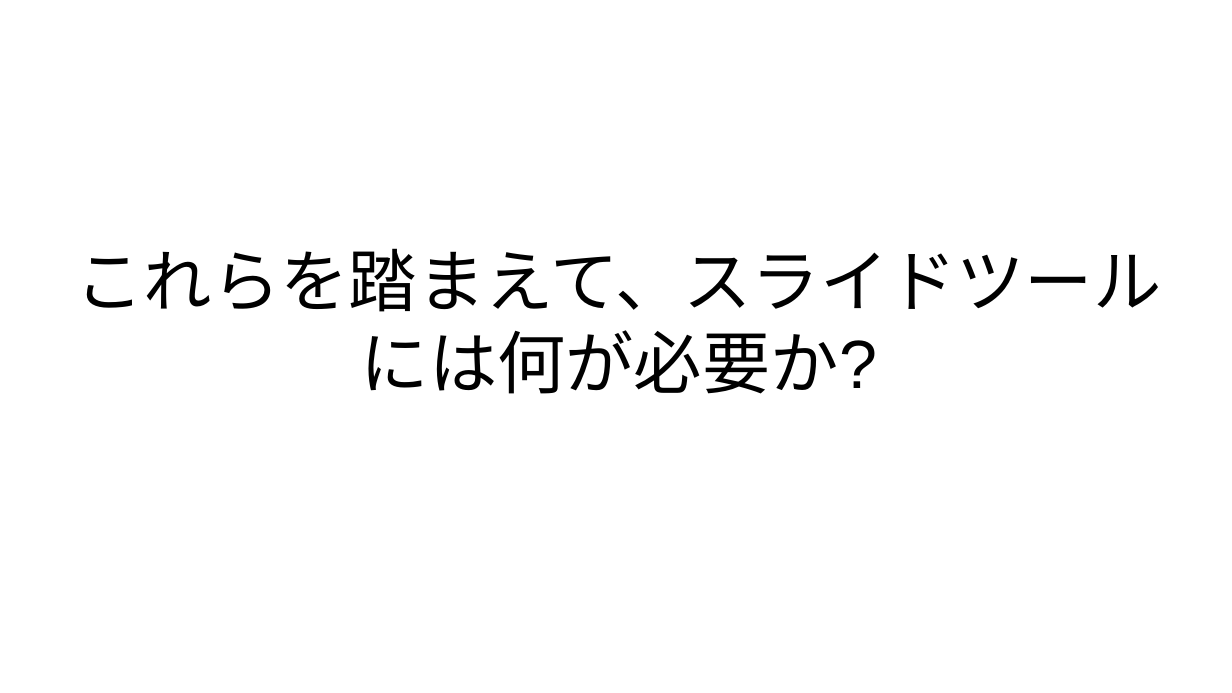
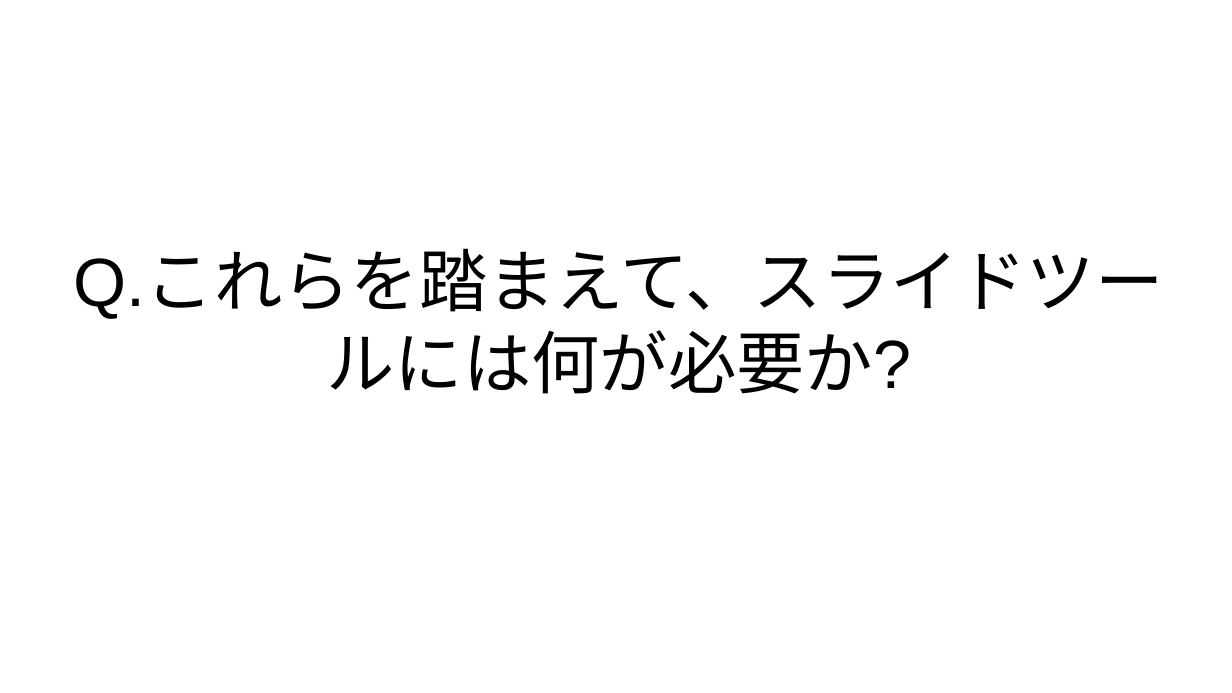
Before and after one commit to kijimaD/roam-ui, a slide deck: slide 5 of pages/pdfs/20250201_slide.odp. Drawn at 1232x693 pixels with LibreOffice and Linux fonts; fonts in the diff are those of the drawing. Boxes give left, top, right and bottom in pixels: in the first picture for what was removed or moved away, otherwise in the second. Text is boxed around its words. In the diff, an @@ line names an element or a change of style, - is before the commit and + after.

```diff
--- a/pages/pdfs/20250201_slide.odp
+++ b/pages/pdfs/20250201_slide.odp
@@ title at (74,251,1164,394): text changed @@
-これらを踏まえて、スライドツールには何が必要か?
+Q.これらを踏まえて、スライドツールには何が必要か?
```
Also in this commit, not shown: 6 other slides changed, 4 other files.
